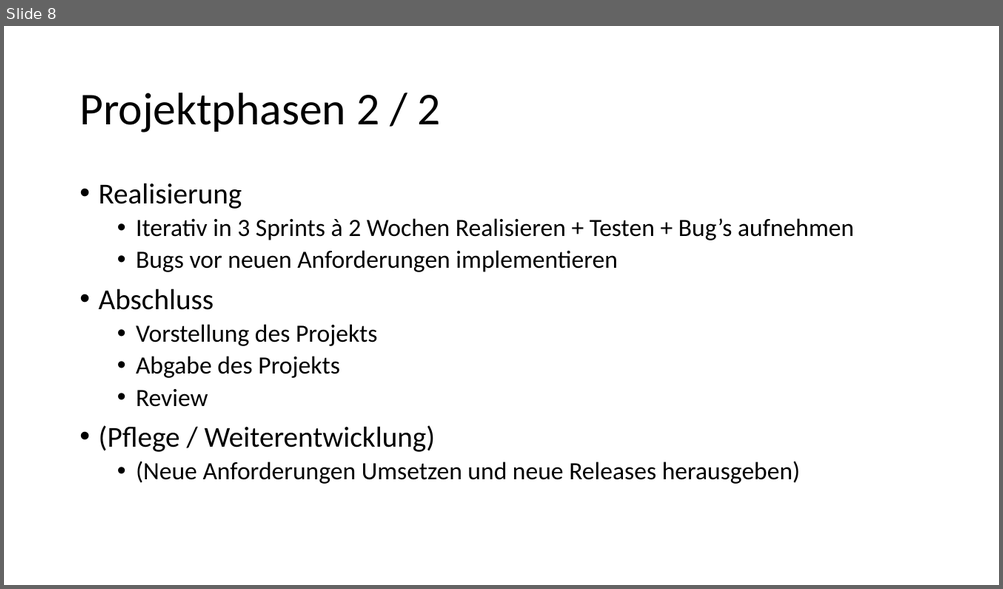
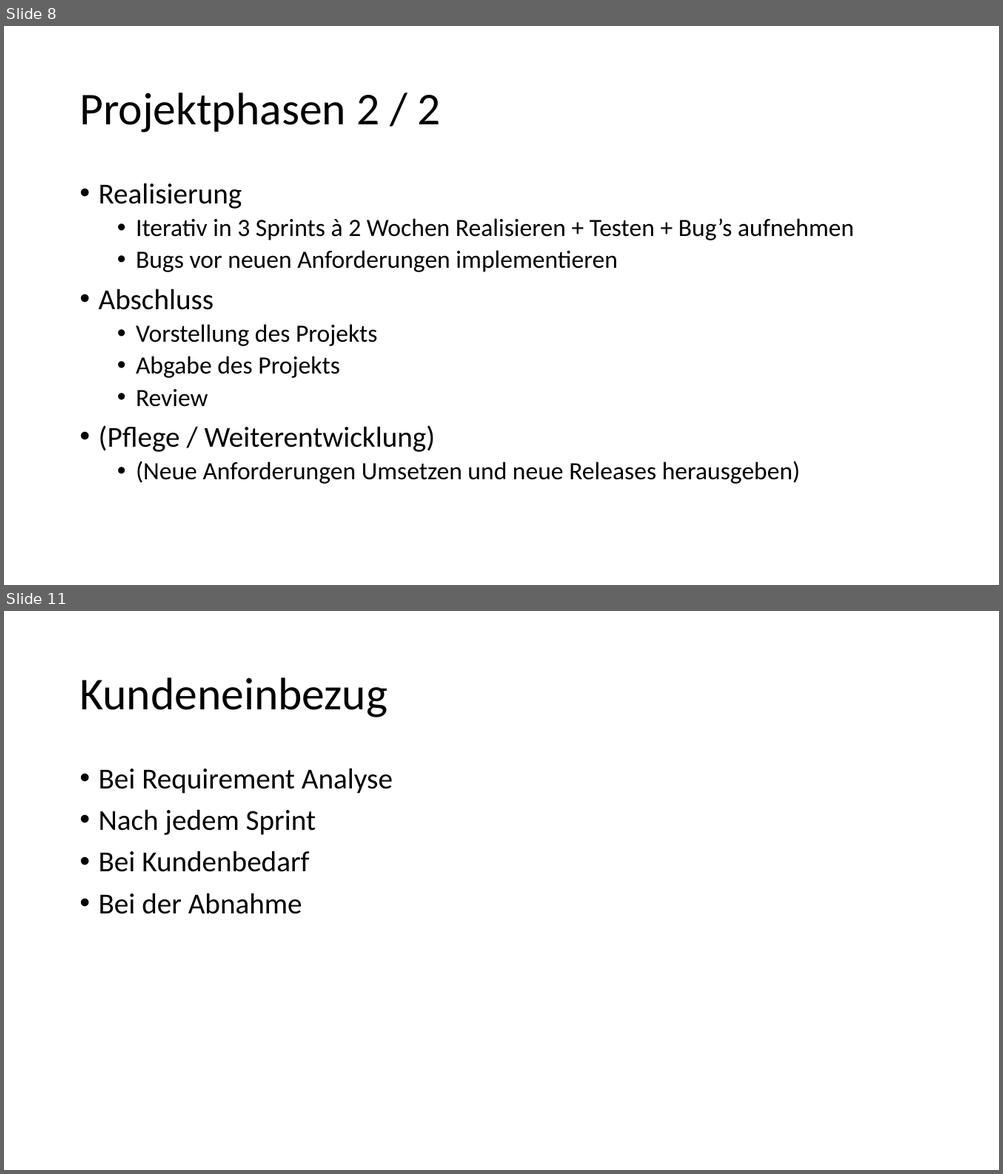
Before and after one commit to schne5/ch.bfh.bti7081.s2016.orange, a slide deck: doc/Task02/Task 2_orange.pptx. Shown one above the other, each under a label of ours: slide 8 before the commit, slides 8 and 11 after it; the slides between them are not shown. The pictures are 1003x589 and 1003x1174 pixels, drawn with LibreOffice and Linux fonts; fonts in the diff are those of the drawing. Boxes give left, top, right and bottom in pixels: in the first picture for what was removed or moved away, otherwise in the second. Text is boxed around its words. In the diff, an @@ line names an element or a change of style, - is before the commit and + after.

```diff
--- a/doc/Task02/Task 2_orange.pptx
+++ b/doc/Task02/Task 2_orange.pptx
@@ slide 11 added at [4, 611, 999, 1170], background #FFFFFF @@
@@ title added at [79, 678, 387, 718], 44 pt, text #000000 @@
+Kundeneinbezug
@@ text added at [99, 768, 392, 914], 28 pt, text #000000 @@
+• Bei Requirement Analyse
+• Nach jedem Sprint
+• Bei Kundenbedarf
+• Bei der Abnahme
```
Also in this commit, not shown: 2 other slides added, 1 slide removed.
